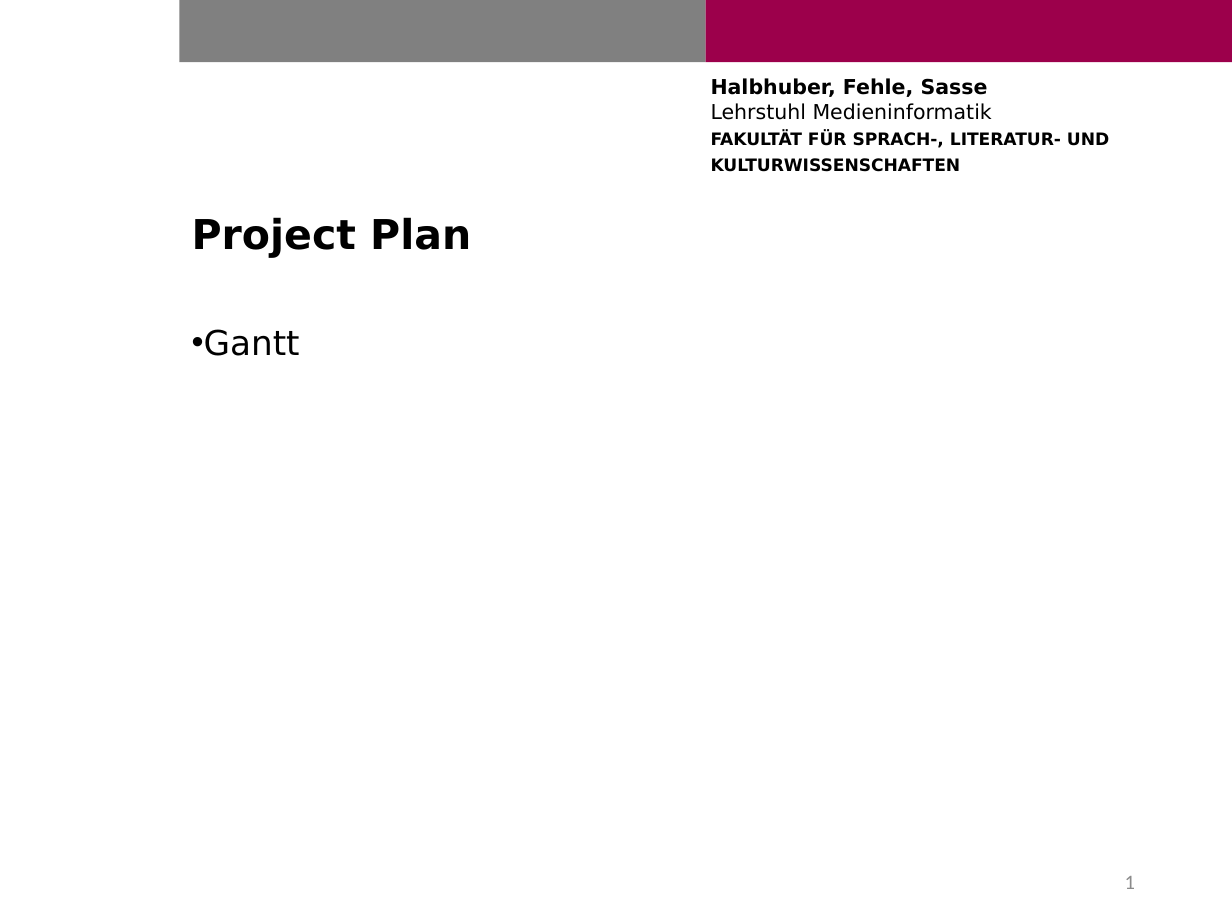
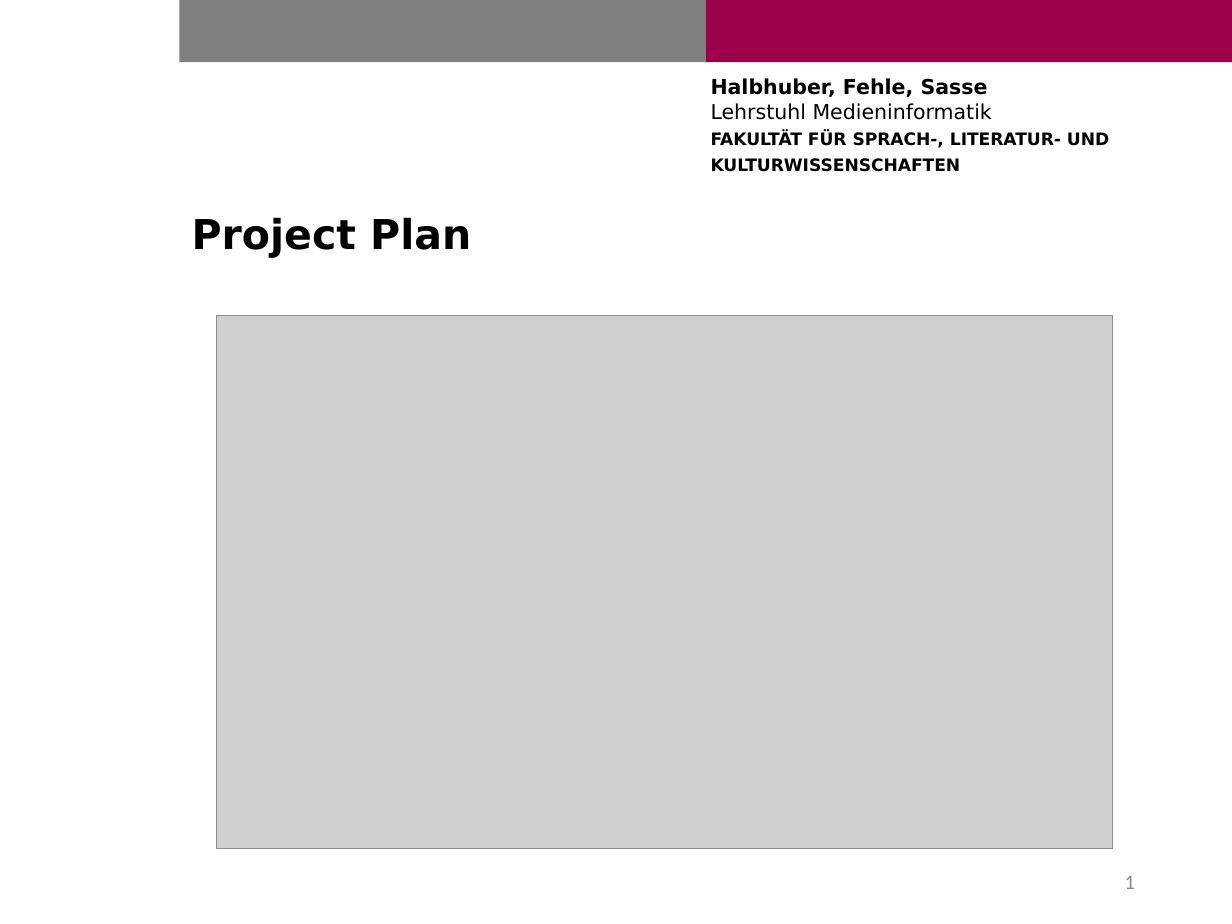
Before and after one commit to Cele3x/practical-seminar, a slide deck: slide 1 of 02-introduction-presentation/project_management.pptx. Drawn at 1232x924 pixels with LibreOffice and Linux fonts; fonts in the diff are those of the drawing; grey boxes stand for pictures; background and template pictures are left out. Boxes give left, top, right and bottom in pixels: in the first picture for what was removed or moved away, otherwise in the second. Text is boxed around its words. In the diff, an @@ line names an element or a change of style, - is before the commit and + after.

Commit message:
add gantt diagram and user stories to project management presentation

```diff
--- a/02-introduction-presentation/project_management.pptx
+++ b/02-introduction-presentation/project_management.pptx
@@ text removed at [204, 329, 300, 356] @@
-• Gantt
@@ picture added at [217, 315, 1112, 849] @@
```
Also in this commit, not shown: 1 slide added, 1 slide removed.
